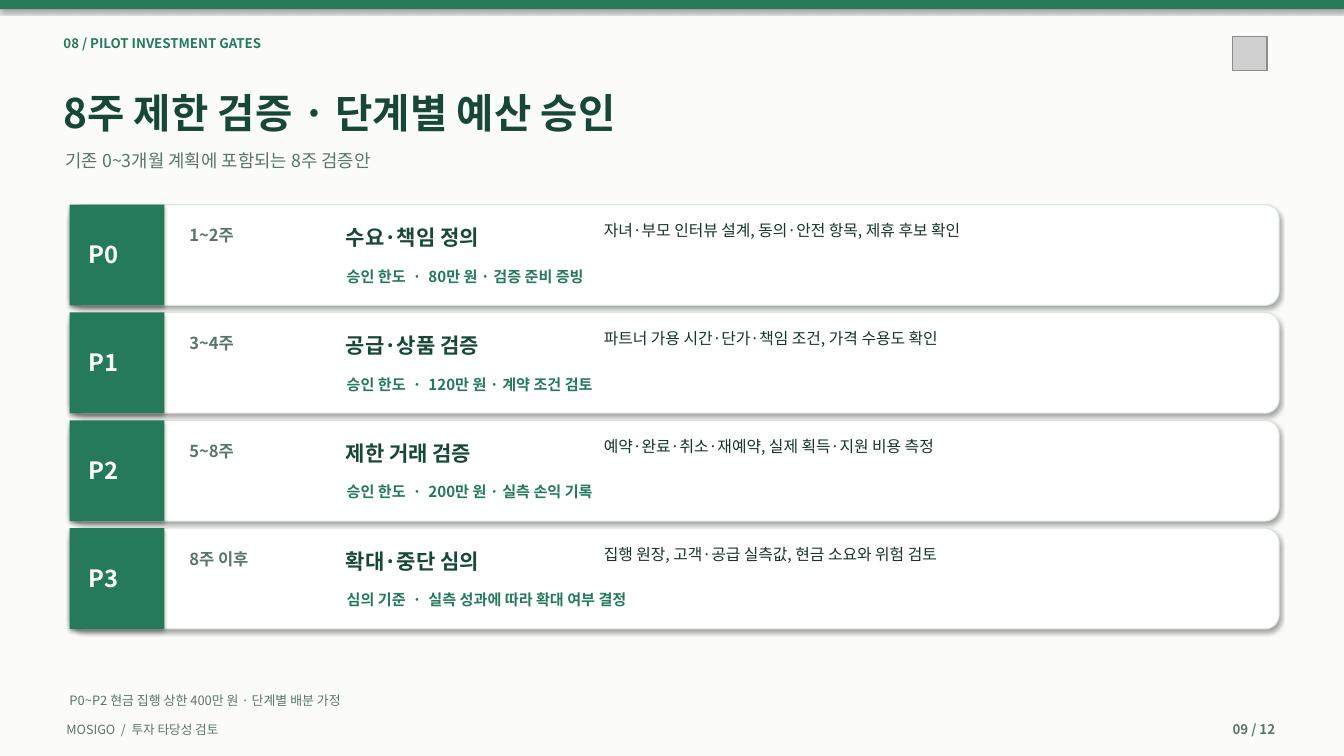
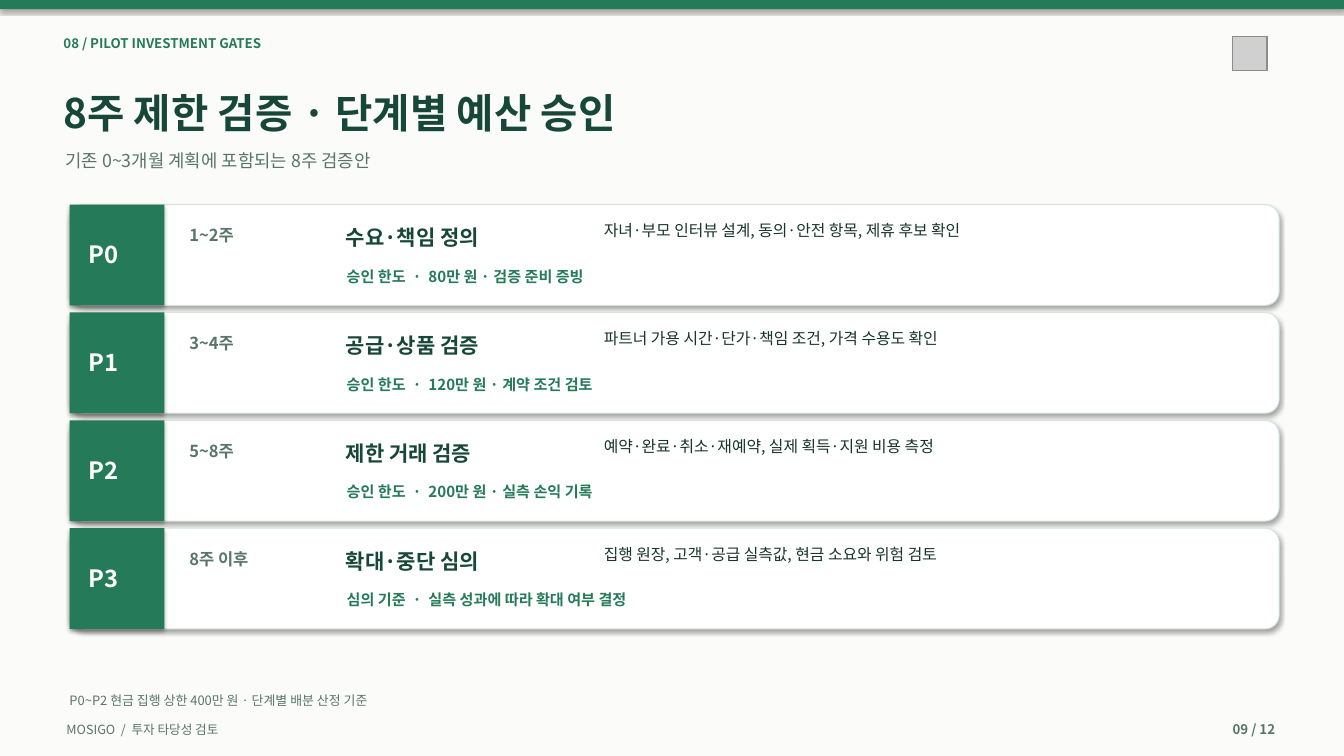
Before and after one commit to dohyunkimmm/mosigo-case-study, a slide deck: slide 9 of downloads/MOSIGO_IR_Investment_Review_12slides.pptx. Drawn at 1344x756 pixels with LibreOffice and Linux fonts; fonts in the diff are those of the drawing; grey boxes stand for pictures. Boxes give left, top, right and bottom in pixels: in the first picture for what was removed or moved away, otherwise in the second. Text is boxed around its words. In the diff, an @@ line names an element or a change of style, - is before the commit and + after.

```diff
--- a/downloads/MOSIGO_IR_Investment_Review_12slides.pptx
+++ b/downloads/MOSIGO_IR_Investment_Review_12slides.pptx
@@ text at box(69, 694, 368, 706): text changed @@
-P0~P2 현금 집행 상한 400만 원 · 단계별 배분 가정
+P0~P2 현금 집행 상한 400만 원 · 단계별 배분 산정 기준
```
Also in this commit, not shown: 8 other slides changed, 19 other files.
